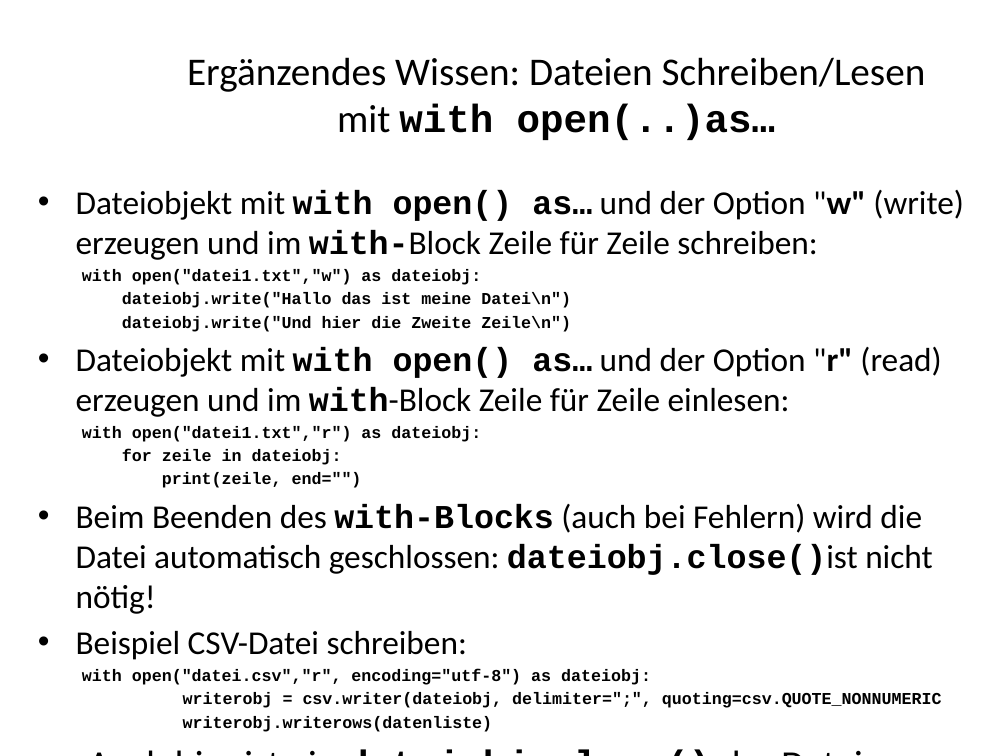
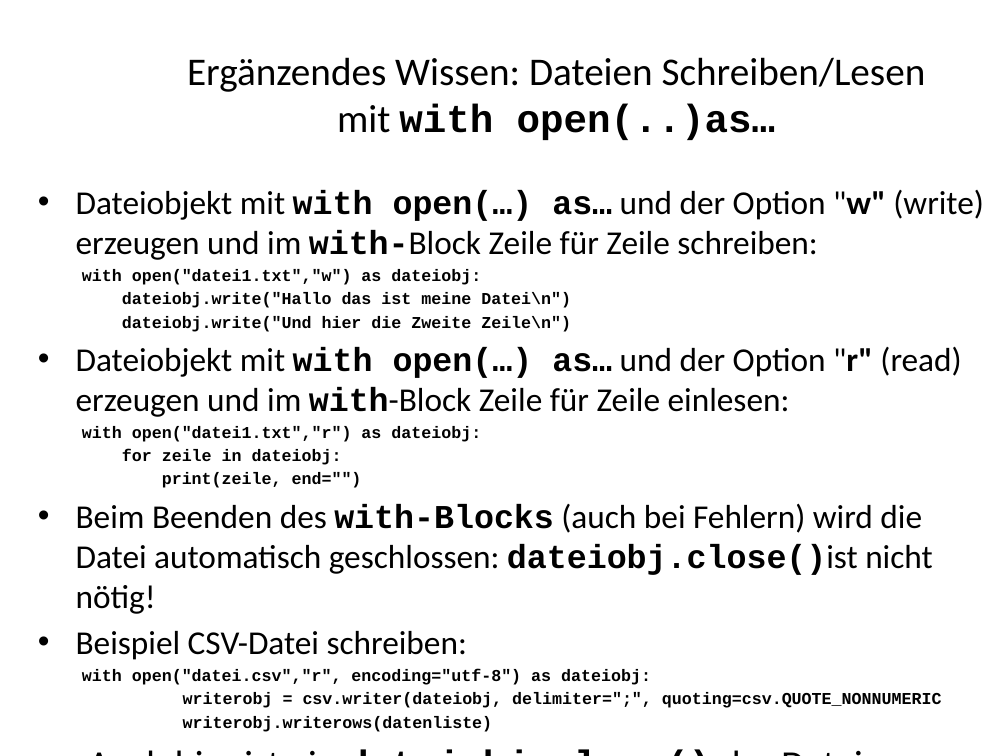
Before and after one commit to MickyRoth/Presentations, a slide deck: slide 60 of Python3 Fachinformatiker.pptx. Drawn at 1008x756 pixels with LibreOffice and Linux fonts; fonts in the diff are those of the drawing; background and template pictures are left out. Boxes give left, top, right and bottom in pixels: in the first picture for what was removed or moved away, otherwise in the second. Text is boxed around its words. In the diff, an @@ line names an element or a change of style, - is before the commit and + after.

Commit message:
Update

```diff
--- a/Python3 Fachinformatiker.pptx
+++ b/Python3 Fachinformatiker.pptx
@@ text at [76, 190, 984, 260]: text changed @@
-• Dateiobjekt mit with open() as… und der Option "w" (write) erzeugen und im with-Block Zeile für Zeile schreiben:
+• Dateiobjekt mit with open(…) as… und der Option "w" (write) erzeugen und im with-Block Zeile für Zeile schreiben:
@@ text at [76, 346, 961, 417]: text changed @@
-• Dateiobjekt mit with open() as… und der Option "r" (read) erzeugen und im with-Block Zeile für Zeile einlesen:
+• Dateiobjekt mit with open(…) as… und der Option "r" (read) erzeugen und im with-Block Zeile für Zeile einlesen:
```
Also in this commit, not shown: 3 other slides changed.
